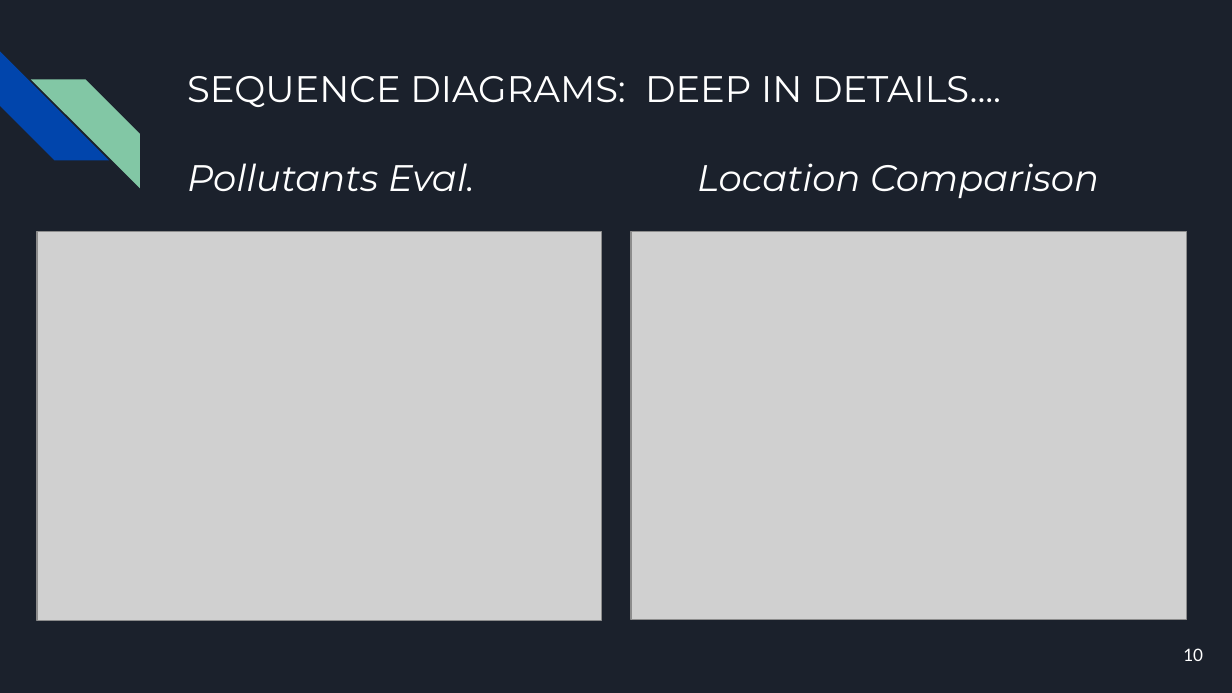
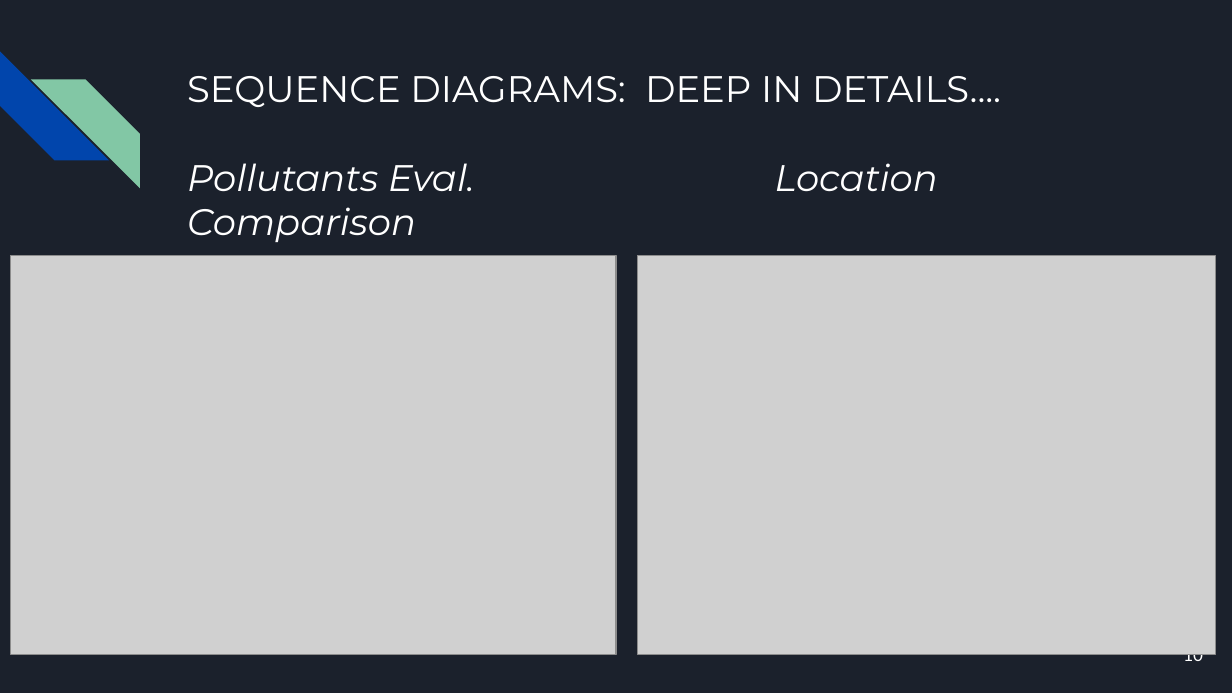
Before and after one commit to GianC0/IST-SOE, a slide deck: slide 10 of presentation.pptx. Drawn at 1232x693 pixels with LibreOffice and Linux fonts; fonts in the diff are those of the drawing; grey boxes stand for pictures. Boxes give left, top, right and bottom in pixels: in the first picture for what was removed or moved away, otherwise in the second. Text is boxed around its words. In the diff, an @@ line names an element or a change of style, - is before the commit and + after.

```diff
--- a/presentation.pptx
+++ b/presentation.pptx
@@ title "SEQUENCE DIAGRAMS: DEEP IN DETAILS.... ..." rewrapped from box(187, 76, 1099, 198) to box(187, 76, 1001, 191) @@
@@ picture: place and size @@
-picture at box(37, 232, 601, 620)
+picture at box(11, 256, 616, 655)
@@ picture: place and size @@
-picture at box(631, 232, 1186, 620)
+picture at box(638, 256, 1216, 655)
```
Also in this commit, not shown: 4 other slides changed, 2 other files.
